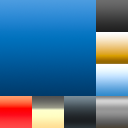
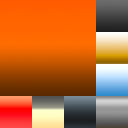
Two versions of the same layered image (128×128). Layer-by-layer changes:
added layer "Body_Gloss_2" above "Body_Gloss" over [0, 0, 96, 96]
hid "Body_Gloss" over [0, 0, 96, 96]
